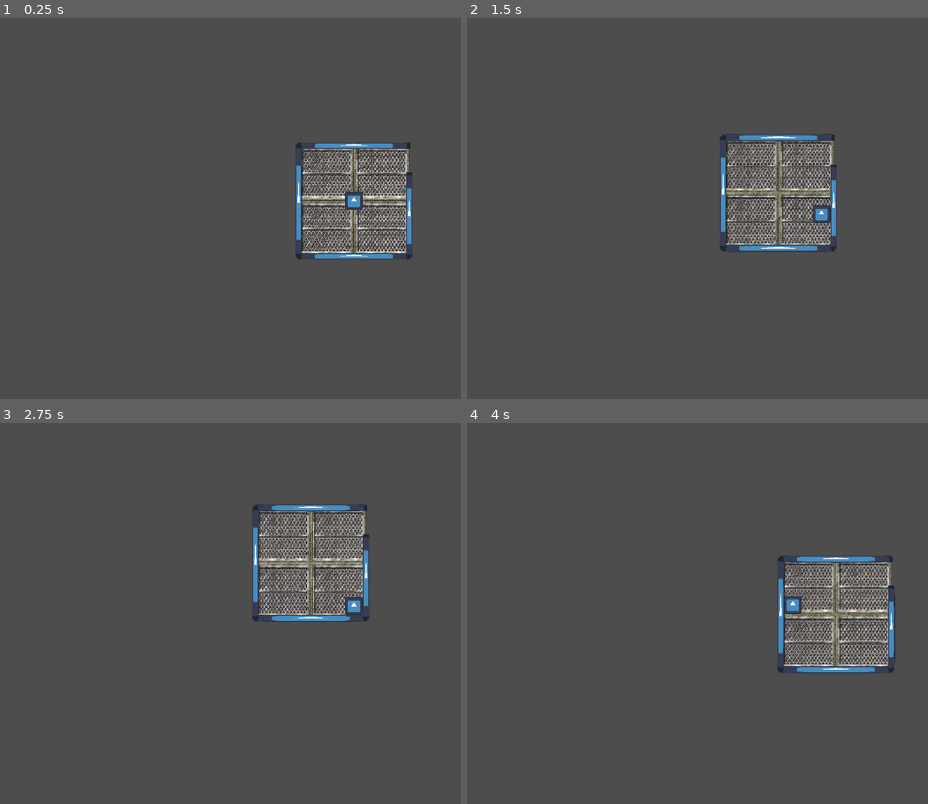
Above: before the commit, frames 1-4 (two rows, left to right).
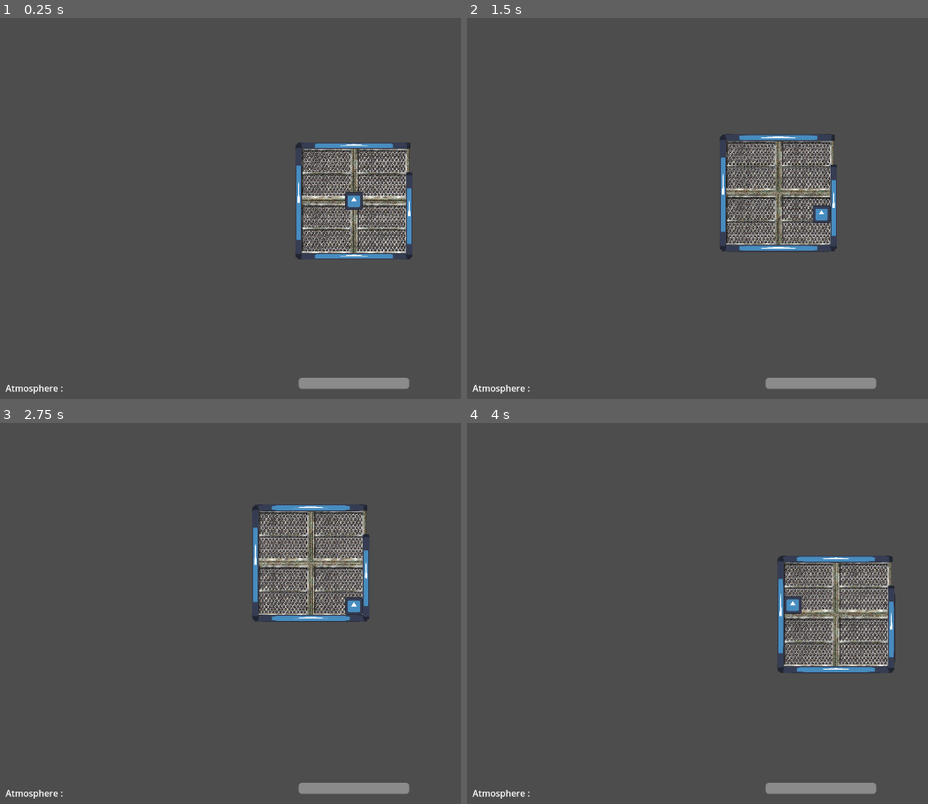
Above: after the commit, the same moments.

Repository: LiamRICE/CoopSpaceGame
Game: Godot game, scene res://scenes/levels/space_scene.tscn
The game is run twice, just before and just after one commit, with the same random seed, the same clock (stepped at 60 frames per second) and the same inputs. The project has no main scene, so this scene is started directly. The engine's default icon, where the game draws it, is replaced by a stand-in: a white triangle on a blue panel in a dark square.
Inputs:
- Up to frame 1 (0.25 s): no input
- Up to frame 2 (1.5 s): tap Enter (ui_accept) at 0.5, 0.77 s; hold D (right) 0.53-1.28 s; hold Shift (sprint) 0.53-1.28 s; hold S (down) from 1.28 s (still down); tap Shift (sprint) at 1.35 s
- Up to frame 3 (2.75 s): tap Enter (ui_accept) at 1.52 s; release S (down) at 2.03 s; hold D (right) from 2.03 s (still down); hold Shift (sprint) from 2.03 s (still down)
- Up to frame 4 (4 s): release D (right) at 2.78 s; release Shift (sprint) at 2.78 s; hold W (up) 2.78-3.53 s; tap Shift (sprint) at 2.85 s; tap Enter (ui_accept) at 3.02, 3.77 s; hold A (left) from 3.53 s (still down); hold Shift (sprint) from 3.53 s (still down)

The runs differ from the first frame. In frame 1, 0.8% of the frame differs, in the area x 1-89%, y 94-99%; in frame 2, 0.8%; in frame 3, 0.8%; in frame 4, 0.8%.
Error after the commit: Cannot call method 'get_path' on a null value. (res://user_interface/player_ui.gd:12)

Commit message:
Player - added simple UI for atmospherics and health

Diff:
--- a/scenes/character/character.gd
+++ b/scenes/character/character.gd
@@ -1,6 +1,8 @@
 extends CharacterBody2D
 
 class_name Character
+
+signal on_local_environment(environment: AtmosphericComposition)
 
 # movment constants
 const WALK: float = 6000.0
@@ -46,6 +48,7 @@
 
 # generic function for environment survival
 func apply_environment(environment: AtmosphericComposition) -> Dictionary:
+	on_local_environment.emit(environment)
 	var is_breathing = false
 	# get relative pressure and temp of breathing gas
 	var p = environment.get_pressure(breathing_gas)
@@ -66,14 +69,14 @@
 		# TODO - remove breathable gas and add expulsed poison gas
 	if p > max_pressure:
 		print("Pressure High")
-		hp -= 4 # being crushed
+		deal_damage(4) # being crushed
 	# ========== TEMPERATURE ========== #
 	if t < min_temp:
 		print("Freezing")
-		hp -= 0.1 # freezing
+		deal_damage(0.1) # freezing
 	elif t > max_temp:
 		print("Overheating")
-		hp -= 0.05 # too hot
+		deal_damage(0.05) # too hot
 	# ========== POISONS ========== #
 	var any_poison: bool = false
 	for gas in poison_gas:
@@ -102,7 +105,12 @@
 		return {}
 
 func suffocating(factor:float=1):
-	hp -= 2
+	deal_damage(2)
 
 func set_environment(is_in_environment: bool):
 	is_in_environment_zone = is_in_environment
+
+func deal_damage(damage:float):
+	hp -= damage
+	if hp <= 0:
+		queue_free()
--- a/scenes/character/player.gd
+++ b/scenes/character/player.gd
@@ -1,6 +1,8 @@
 extends Character
 
 class_name Player
+
+signal on_health_bar_value_changed(value:int)
 
 func _process(_delta):
 	# get input for directional control
@@ -23,3 +25,9 @@
 			velocity.y = move_toward(velocity.y, 0, speed)
 
 	move_and_slide()
+
+func deal_damage(damage:float):
+	hp -= damage
+	on_health_bar_value_changed.emit(hp)
+	if hp <= 0:
+		queue_free()
--- a/scenes/levels/game_scene.tscn
+++ b/scenes/levels/game_scene.tscn
@@ -5,3 +5,7 @@
 [node name="Terrain" type="Node" parent="."]
 
 [node name="Players" type="Node" parent="."]
+
+[node name="UI" type="Control" parent="."]
+layout_mode = 3
+anchors_preset = 0
--- a/scenes/levels/space_scene.tscn
+++ b/scenes/levels/space_scene.tscn
@@ -1,11 +1,17 @@
-[gd_scene load_steps=4 format=3 uid="uid://02x1bnpett0d"]
+[gd_scene load_steps=6 format=3 uid="uid://02x1bnpett0d"]
 
 [ext_resource type="PackedScene" uid="uid://b615pxdwmg818" path="res://scenes/levels/game_scene.tscn" id="1_81rfg"]
 [ext_resource type="PackedScene" uid="uid://b2wnshxdmd8x2" path="res://scenes/ships/ship.tscn" id="2_1cfgv"]
 [ext_resource type="PackedScene" uid="uid://dddhvjqpkv7jd" path="res://scenes/character/player.tscn" id="3_4hq3h"]
+[ext_resource type="PackedScene" uid="uid://dldrj2xmw2c7y" path="res://user_interface/player_ui.tscn" id="4_drc7x"]
+[ext_resource type="PackedScene" uid="uid://cddbpibo42d1q" path="res://user_interface/atmosphere_ui.tscn" id="5_v5ddl"]
 
 [node name="SpaceScene" instance=ExtResource("1_81rfg")]
 
 [node name="Ship" parent="Terrain" index="0" instance=ExtResource("2_1cfgv")]
 
 [node name="Player" parent="Players" index="0" instance=ExtResource("3_4hq3h")]
+
+[node name="PlayerUI" parent="UI" index="0" instance=ExtResource("4_drc7x")]
+
+[node name="AtmosphereUI" parent="UI" index="1" instance=ExtResource("5_v5ddl")]
--- /dev/null
+++ b/user_interface/atmosphere_ui.gd
@@ -0,0 +1,32 @@
+extends CanvasLayer
+
+var player:Node
+
+@onready var gas_list = $LeftMarginContainer/LeftContainer/GasContainer
+
+# loading sub elements
+@onready var gas_container = preload("res://user_interface/gas_container.tscn")
+
+func _ready():
+	# finding player link
+	var root:Node = $/root
+	var child:Node = root.get_child(0)
+	player = child.get_node("Players/Player")
+	print(player.get_path())
+	player.connect("on_local_environment", update_environment)
+
+func _process(delta):
+	pass
+
+func update_environment(environment: AtmosphericComposition):
+	var children = gas_list.get_children()
+	for gas in environment.composition:
+		var is_in_children = false
+		for child in children:
+			if child.gas == gas:
+				is_in_children = true
+				child.update(gas, environment.composition[gas]["pressure"], environment.composition[gas]["temperature"])
+		if not is_in_children:
+			var new_node = gas_container.instantiate()
+			gas_list.add_child(new_node)
+			new_node.update(gas, environment.composition[gas]["pressure"], environment.composition[gas]["temperature"])
--- /dev/null
+++ b/user_interface/atmosphere_ui.tscn
@@ -0,0 +1,27 @@
+[gd_scene load_steps=2 format=3 uid="uid://cddbpibo42d1q"]
+
+[ext_resource type="Script" path="res://user_interface/atmosphere_ui.gd" id="1_12fim"]
+
+[node name="AtmosphereUI" type="CanvasLayer"]
+script = ExtResource("1_12fim")
+
+[node name="LeftMarginContainer" type="MarginContainer" parent="."]
+anchors_preset = 2
+anchor_top = 1.0
+anchor_bottom = 1.0
+offset_top = -33.0
+offset_right = 114.0
+grow_vertical = 0
+theme_override_constants/margin_left = 10
+theme_override_constants/margin_top = 0
+theme_override_constants/margin_bottom = 0
+
+[node name="LeftContainer" type="VBoxContainer" parent="LeftMarginContainer"]
+layout_mode = 2
+
+[node name="AtmosphereLabel" type="Label" parent="LeftMarginContainer/LeftContainer"]
+layout_mode = 2
+text = "Atmosphere :"
+
+[node name="GasContainer" type="VBoxContainer" parent="LeftMarginContainer/LeftContainer"]
+layout_mode = 2
--- /dev/null
+++ b/user_interface/gas_container.gd
@@ -0,0 +1,34 @@
+extends MarginContainer
+
+@onready var gas_name_label: Label = $HBoxContainer/GasNameLabel
+@onready var gas_p_label: Label = $HBoxContainer/GasPressureLabel
+@onready var gas_t_label: Label = $HBoxContainer/GasTempLabel
+
+var gas: Gasses.Gas
+var p:float
+var t:float
+
+func _ready():
+	pass
+
+func _process(delta):
+	pass
+
+func _precision2float(num:float) -> String:
+	var str_val:String = str(num)
+	var total = str_val.split(".")
+	if len(total) > 1:
+		str_val = total[0] + "." + total[1].left(2)
+	else:
+		str_val = total[0]
+	return str_val
+
+func update(gas:Gasses.Gas, p:float, t:float):
+	self.gas = gas
+	self.p = p
+	self.t = t
+	gas_name_label.text = Gasses.Gas.keys()[gas]
+	var str_p:String = _precision2float(p)
+	var str_t:String = _precision2float(t)
+	gas_p_label.text = str_p+"Bar"
+	gas_t_label.text = str_t+"°C"
--- /dev/null
+++ b/user_interface/gas_container.tscn
@@ -0,0 +1,27 @@
+[gd_scene load_steps=2 format=3 uid="uid://ior7uvubyedf"]
+
+[ext_resource type="Script" path="res://user_interface/gas_container.gd" id="1_6fbpl"]
+
+[node name="GasContainer" type="MarginContainer"]
+offset_right = 11.0
+offset_bottom = 23.0
+theme_override_constants/margin_left = 0
+theme_override_constants/margin_top = 0
+theme_override_constants/margin_right = 0
+script = ExtResource("1_6fbpl")
+
+[node name="HBoxContainer" type="HBoxContainer" parent="."]
+layout_mode = 2
+theme_override_constants/separation = 10
+
+[node name="GasNameLabel" type="Label" parent="HBoxContainer"]
+layout_mode = 2
+text = "Oxygen"
+
+[node name="GasPressureLabel" type="Label" parent="HBoxContainer"]
+layout_mode = 2
+text = "0.2Bar"
+
+[node name="GasTempLabel" type="Label" parent="HBoxContainer"]
+layout_mode = 2
+text = "25°C"
--- /dev/null
+++ b/user_interface/player_ui.gd
@@ -0,0 +1,23 @@
+extends CanvasLayer
+
+var player: Node
+
+@onready var health_bar: ProgressBar = $BottomContainer/BottomMarginContainer/HealthBar
+
+func _ready():
+	# finding player link
+	var root:Node = $/root
+	var child:Node = root.get_child(0)
+	player = child.get_node("Players/Player")
+	print(player.get_path())
+	player.connect("on_health_bar_value_changed", update_health_bar)
+
+func _process(delta):
+	pass
+
+func update_health_bar(newValue:int):
+	if newValue < 0:
+		newValue = 0
+	elif newValue > 100:
+		newValue = 100
+	health_bar.value = newValue
--- /dev/null
+++ b/user_interface/player_ui.tscn
@@ -0,0 +1,40 @@
+[gd_scene load_steps=2 format=3 uid="uid://dldrj2xmw2c7y"]
+
+[ext_resource type="Script" path="res://user_interface/player_ui.gd" id="1_8pimr"]
+
+[node name="PlayerUI" type="CanvasLayer"]
+script = ExtResource("1_8pimr")
+
+[node name="TopContainer" type="HBoxContainer" parent="."]
+anchors_preset = 5
+anchor_left = 0.5
+anchor_right = 0.5
+offset_left = -20.0
+offset_right = 20.0
+offset_bottom = 40.0
+grow_horizontal = 2
+
+[node name="BottomContainer" type="HBoxContainer" parent="."]
+anchors_preset = 7
+anchor_left = 0.5
+anchor_top = 1.0
+anchor_right = 0.5
+anchor_bottom = 1.0
+offset_left = -20.0
+offset_top = -40.0
+offset_right = 20.0
+grow_horizontal = 2
+grow_vertical = 0
+
+[node name="BottomMarginContainer" type="MarginContainer" parent="BottomContainer"]
+layout_mode = 2
+theme_override_constants/margin_left = 20
+theme_override_constants/margin_top = 0
+theme_override_constants/margin_right = 20
+theme_override_constants/margin_bottom = 20
+
+[node name="HealthBar" type="ProgressBar" parent="BottomContainer/BottomMarginContainer"]
+custom_minimum_size = Vector2(200, 20)
+layout_mode = 2
+value = 100.0
+show_percentage = false
